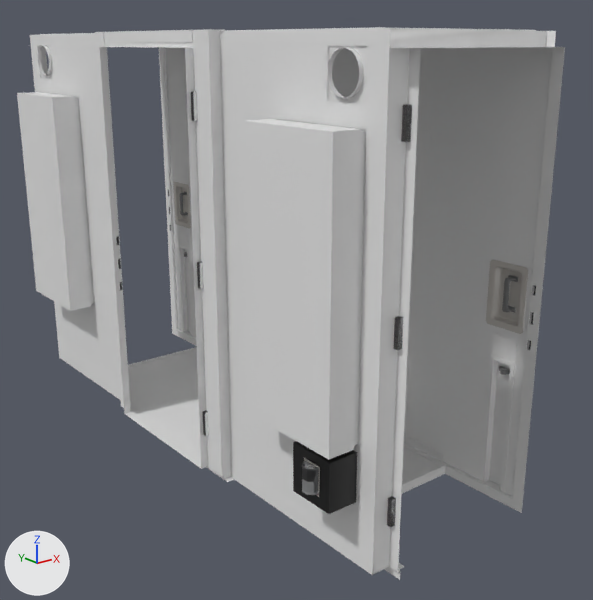
Before and after pictures for a commit that changed the FBX model Assets/Fbx/Vagon/Vagon_body_inner/Vagon_body_inner_tambur_back_01.fbx.
Both versions are drawn from a 50 mm lens placed at (-13.73, -3.49, 3.39), pointed at (-11.16, -0.28, 2.11). The axes (+X, +Y, +Z) are drawn at lower left. The lights are the same throughout. Where no turn or scale is listed for an object, it has been applied to the vertices.

Objects in the first picture: 'Vagon_body_inner_tambur_back_01', 'Vagon_body_inner_tambur_back_dop'.
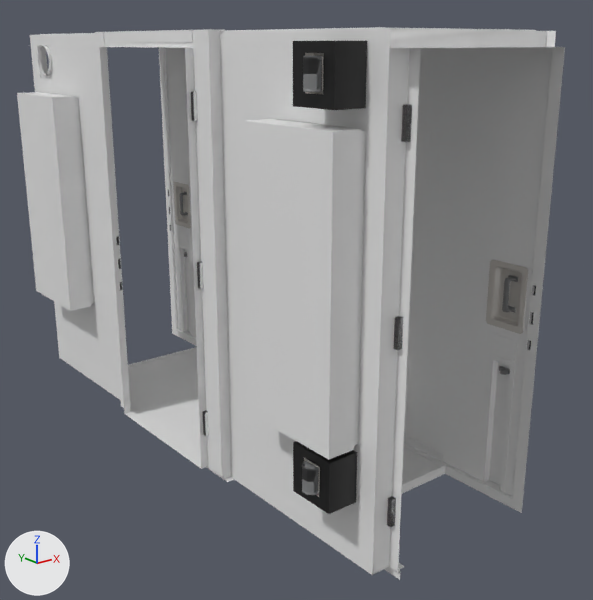
What the commit changed:
Mesh me_vagon_body_inner_tambur_01_006 is new.
It has 186 vertices, 143 faces and spans x -11.87..-11.694, y -1.406..-1.186, z 1.666..1.884.
It uses material mat_im_body_inner_detals_002 (picture img_im_body_inner_detals_albedo_png).
Object 'Vagon_body_inner_tambur_back_dop.001' (ob_vagon_body_inner_tambur_back_dop_001) is new; it shows me_vagon_body_inner_tambur_01_006.
Its location is (-0.07, 0.0, 1.512).

Pixel boxes (x1, y1, x2, y2) of what changed, in the pictures (593 x 600 px):
'Vagon_body_inner_tambur_back_dop.001', added (black)
    after: (293, 41, 367, 110)
